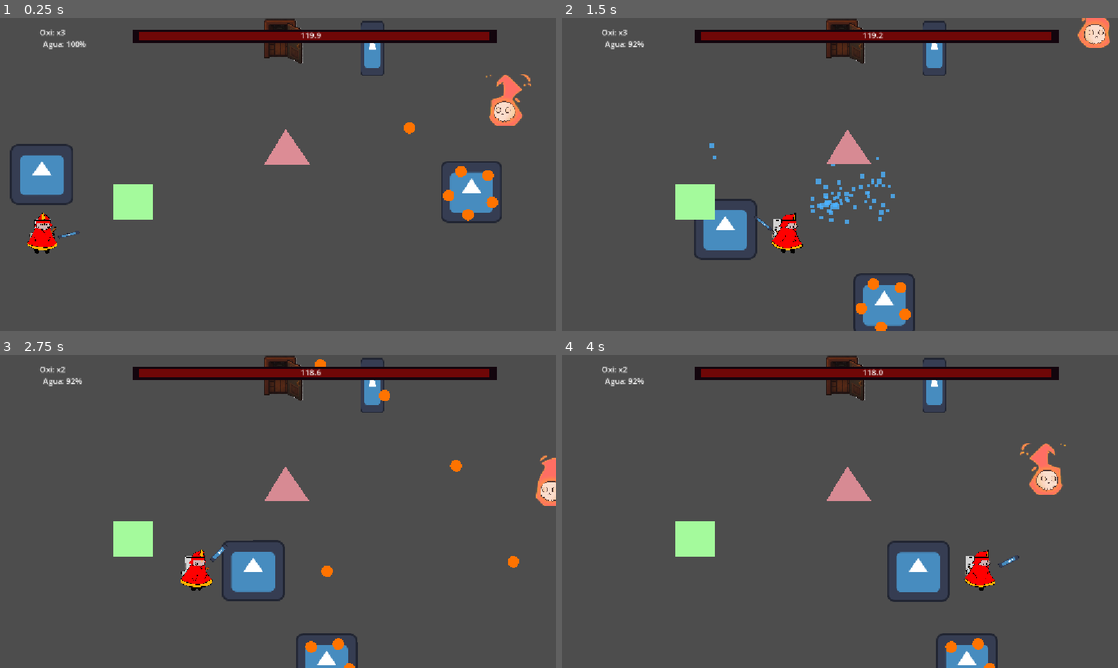
Above: before the commit, frames 1-4 (two rows, left to right).
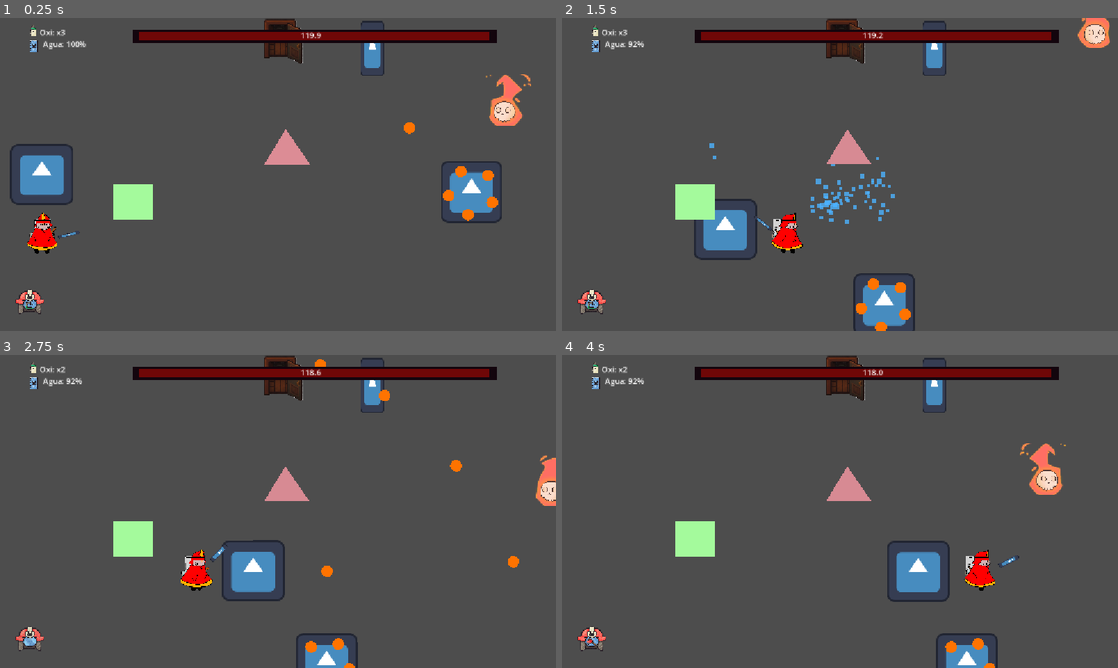
Above: after the commit, the same moments.

Repository: gsMolina02/GameJam
Game: Godot game, scene res://Scenes/escena_prueba.tscn
Two runs of this game, one before a commit and one after it. Both use one fixed random seed, a clock stepped at 60 frames per second and the inputs below. This scene is started directly instead of the project's main scene. The engine's default icon, where the game draws it, is replaced by a stand-in: a white triangle on a blue panel in a dark square.
Inputs (mouse positions are in pixels of both pictures, inside the frame that each line leads up to):
- Up to frame 1 (0.25 s): no input
- Up to frame 2 (1.5 s): tap Enter (ui_accept) at 0.5, 0.77 s; move the mouse to (962, 158) at 0.52 s; press the mouse at (962, 158) at 0.53 s; hold D (right) from 0.53 s (still down); move the mouse to (728, 190) at 1.27 s; release the mouse at (728, 190) at 1.28 s; tap F (interact) at 1.35 s
- Up to frame 3 (2.75 s): tap Enter (ui_accept) at 1.52 s; move the mouse to (333, 442) at 2.02 s; release D (right) at 2.03 s; hold A (left) from 2.03 s (still down); right-click (333, 442) at 2.1 s
- Up to frame 4 (4 s): move the mouse to (812, 574) at 2.77 s; release A (left) at 2.78 s; hold D (right) from 2.78 s (still down); click (812, 574) at 2.85 s; tap Enter (ui_accept) at 3.02, 3.77 s; move the mouse to (1006, 558) at 3.52 s; tap F (interact) at 3.6 s

The runs differ from the first frame. In frame 1, 0.4% of the frame differs, in the area x 2-8%, y 2-95%; in frame 2, 0.4%; in frame 3, 0.4%; in frame 4, 0.4%.

Commit message:
hud created

Diff:
--- /dev/null
+++ b/BomberoMichiGame/Hub/hub.gd
@@ -0,0 +1,109 @@
+extends CanvasLayer
+
+
+# Referencias a las texturas de armas
+@onready var weapon_texture_rect: TextureRect = $Control/waepon
+var weapon_hose_texture: Texture2D
+var weapon_transition_texture: Texture2D
+var weapon_axe_texture: Texture2D
+
+# Control de animación
+var is_transitioning: bool = false
+var transition_progress: float = 0.0
+var transition_speed: float = 3.0  # Velocidad del fade (más alto = más rápido)
+var current_transition_state: int = 0  # 0 = fade out, 1 = cambio intermedio, 2 = fade in final
+
+# Arma objetivo
+var target_weapon_texture: Texture2D
+
+enum WeaponType {
+	HOSE = 1,
+	AXE = 0
+}
+
+func _ready():
+	# Precargar las texturas
+	weapon_hose_texture = preload("res://Resources/hub/CascoBombero_0006.png")
+	weapon_transition_texture = preload("res://Resources/hub/CascoBombero_0004.png")
+	weapon_axe_texture = preload("res://Resources/hub/CascoBombero_0000.png")
+
+	# Establecer la textura inicial (manguera)
+	if weapon_texture_rect:
+		weapon_texture_rect.texture = weapon_hose_texture
+		weapon_texture_rect.modulate.a = 1.0
+
+	# Buscar al jugador y conectar su señal
+	call_deferred("_connect_to_player")
+
+func _connect_to_player():
+	# Buscar al jugador en el grupo "player_main"
+	var players = get_tree().get_nodes_in_group("player_main")
+	if players.size() > 0:
+		var player = players[0]
+		if player.has_signal("weapon_switched"):
+			player.weapon_switched.connect(_on_weapon_switched)
+			print("✓ HUD conectado al sistema de cambio de armas")
+		else:
+			print("⚠ El jugador no tiene la señal weapon_switched")
+	else:
+		print("⚠ No se encontró jugador en el grupo 'player_main'")
+
+func _on_weapon_switched(new_weapon):
+	"""Callback cuando el jugador cambia de arma"""
+	if is_transitioning:
+		return  # Evitar múltiples transiciones simultáneas
+
+	# Determinar la textura objetivo
+	if new_weapon == WeaponType.HOSE:
+		target_weapon_texture = weapon_hose_texture
+		print("🔄 HUD: Cambiando icono a MANGUERA")
+	elif new_weapon == WeaponType.AXE:
+		target_weapon_texture = weapon_axe_texture
+		print("🔄 HUD: Cambiando icono a HACHA")
+	else:
+		return
+
+	# Iniciar la transición
+	is_transitioning = true
+	current_transition_state = 0
+	transition_progress = 0.0
+
+func _process(delta):
+	if not is_transitioning or not weapon_texture_rect:
+		return
+
+	# Avanzar el progreso de la transición
+	transition_progress += delta * transition_speed
+
+	match current_transition_state:
+		0:  # Fade out de la imagen actual
+			weapon_texture_rect.modulate.a = 1.0 - transition_progress
+			if transition_progress >= 1.0:
+				# Cambiar a la imagen intermedia
+				weapon_texture_rect.texture = weapon_transition_texture
+				current_transition_state = 1
+				transition_progress = 0.0
+
+		1:  # Fade in de la imagen intermedia
+			weapon_texture_rect.modulate.a = transition_progress
+			if transition_progress >= 1.0:
+				# Esperar un momento y luego fade out
+				current_transition_state = 2
+				transition_progress = 0.0
+
+		2:  # Fade out de la imagen intermedia
+			weapon_texture_rect.modulate.a = 1.0 - transition_progress
+			if transition_progress >= 1.0:
+				# Cambiar a la imagen final
+				weapon_texture_rect.texture = target_weapon_texture
+				current_transition_state = 3
+				transition_progress = 0.0
+
+		3:  # Fade in de la imagen final
+			weapon_texture_rect.modulate.a = transition_progress
+			if transition_progress >= 1.0:
+				# Finalizar transición
+				weapon_texture_rect.modulate.a = 1.0
+				is_transitioning = false
+				current_transition_state = 0
+				print("✓ Transición de arma completada")
--- /dev/null
+++ b/BomberoMichiGame/Hub/hub.tscn
@@ -0,0 +1,42 @@
+[gd_scene load_steps=5 format=3 uid="uid://bh08j56ukxtp"]
+
+[ext_resource type="Script" uid="uid://dwci2hamwcyo8" path="res://Hub/hub.gd" id="1_lcg3h"]
+[ext_resource type="Texture2D" uid="uid://c5dg1dtjddomr" path="res://Resources/hub/agua.png" id="2_n854u"]
+[ext_resource type="Texture2D" uid="uid://c6txxii6radrf" path="res://Resources/hub/CascoBombero_0006.png" id="3_n854u"]
+[ext_resource type="Texture2D" uid="uid://baifopy6ijjdf" path="res://Resources/hub/tanque de oxigeno.png" id="3_qjn6s"]
+
+[node name="Hub" type="CanvasLayer"]
+script = ExtResource("1_lcg3h")
+
+[node name="Control" type="Control" parent="."]
+layout_mode = 3
+anchors_preset = 0
+offset_right = 40.0
+offset_bottom = 40.0
+
+[node name="water" type="TextureRect" parent="Control"]
+layout_mode = 0
+offset_left = 54.0
+offset_top = 42.000008
+offset_right = 1134.0
+offset_bottom = 1122.0
+scale = Vector2(0.02899458, 0.028254714)
+texture = ExtResource("2_n854u")
+
+[node name="waepon" type="TextureRect" parent="Control"]
+layout_mode = 0
+offset_left = 31.0
+offset_top = 560.0
+offset_right = 1111.0
+offset_bottom = 1640.0
+scale = Vector2(0.056016937, 0.049943198)
+texture = ExtResource("3_n854u")
+
+[node name="vida" type="TextureRect" parent="Control"]
+layout_mode = 0
+offset_left = 54.0
+offset_top = 13.000001
+offset_right = 1134.0
+offset_bottom = 1093.0
+scale = Vector2(0.028113617, 0.023413971)
+texture = ExtResource("3_qjn6s")
--- a/BomberoMichiGame/Interfaces/main_menu.tscn
+++ b/BomberoMichiGame/Interfaces/main_menu.tscn
@@ -32,30 +32,26 @@
 grow_vertical = 2
 theme_override_styles/panel = SubResource("StyleBoxTexture_m685c")
 
-[node name="btnNewGame" type="TextureButton" parent="Panel"]
+[node name="VBoxContainer" type="VBoxContainer" parent="Panel"]
 layout_mode = 0
-offset_left = 238.0
-offset_top = 180.0
-offset_right = 1176.0
-offset_bottom = 326.0
+offset_left = 521.0
+offset_top = 205.00002
+offset_right = 1459.0
+offset_bottom = 651.0
+scale = Vector2(0.63851535, 0.5215981)
+
+[node name="btnNewGame" type="TextureButton" parent="Panel/VBoxContainer"]
+layout_mode = 2
 texture_normal = ExtResource("3_ivpc4")
 texture_hover = ExtResource("4_w5yeb")
 
-[node name="btnOptions" type="TextureButton" parent="Panel"]
-layout_mode = 0
-offset_left = 238.0
-offset_top = 290.0
-offset_right = 1176.0
-offset_bottom = 436.0
+[node name="btnOptions" type="TextureButton" parent="Panel/VBoxContainer"]
+layout_mode = 2
 texture_normal = ExtResource("5_lky5c")
 texture_hover = ExtResource("6_qclh8")
 
-[node name="btnExit" type="TextureButton" parent="Panel"]
-layout_mode = 0
-offset_left = 235.0
-offset_top = 385.0
-offset_right = 1173.0
-offset_bottom = 531.0
+[node name="btnExit" type="TextureButton" parent="Panel/VBoxContainer"]
+layout_mode = 2
 texture_normal = ExtResource("7_d5ba2")
 texture_hover = ExtResource("8_wdg32")
 
@@ -64,6 +60,6 @@
 scale = Vector2(0.5218801, 0.41984734)
 texture = ExtResource("6_vo04r")
 
-[connection signal="pressed" from="Panel/btnNewGame" to="." method="_on_btnNewGame_pressed"]
-[connection signal="pressed" from="Panel/btnOptions" to="." method="_on_btnOptions_pressed"]
-[connection signal="pressed" from="Panel/btnExit" to="." method="_on_btnExit_pressed"]
+[connection signal="pressed" from="Panel/VBoxContainer/btnNewGame" to="." method="_on_btnNewGame_pressed"]
+[connection signal="pressed" from="Panel/VBoxContainer/btnOptions" to="." method="_on_btnOptions_pressed"]
+[connection signal="pressed" from="Panel/VBoxContainer/btnExit" to="." method="_on_btnExit_pressed"]
--- a/BomberoMichiGame/Scenes/escena_prueba.tscn
+++ b/BomberoMichiGame/Scenes/escena_prueba.tscn
@@ -11,7 +11,8 @@
 [ext_resource type="PackedScene" uid="uid://dl17mnvx428mm" path="res://Scenes/UI/hud.tscn" id="6_qjlt0"]
 [ext_resource type="PackedScene" uid="uid://bkxihhd4v43qm" path="res://Interfaces/puse_menu.tscn" id="7_pause"]
 [ext_resource type="PackedScene" uid="uid://oysdlu64rb7d" path="res://Scenes/Entities/puerta.tscn" id="11_p5njm"]
-[ext_resource type="Script" path="res://Scripts/room_manager.gd" id="12_p5njm"]
+[ext_resource type="Script" uid="uid://bmi6b0xff8sy" path="res://Scripts/room_manager.gd" id="12_p5njm"]
+[ext_resource type="PackedScene" uid="uid://bh08j56ukxtp" path="res://Hub/hub.tscn" id="13_u1sv6"]
 
 [node name="escenaPrueba" type="Node2D"]
 position = Vector2(428, 355)
@@ -58,3 +59,5 @@
 vida_maxima_habitacion = 120.0
 enemigos_requeridos = 2
 fuegos_requeridos = 1
+
+[node name="Hub" parent="." instance=ExtResource("13_u1sv6")]
Not shown, added: BomberoMichiGame/Hub/hub.gd.uid
Not shown: 1 places in BomberoMichiGame/Scenes/escena_prueba.tscn that only renumber resources
